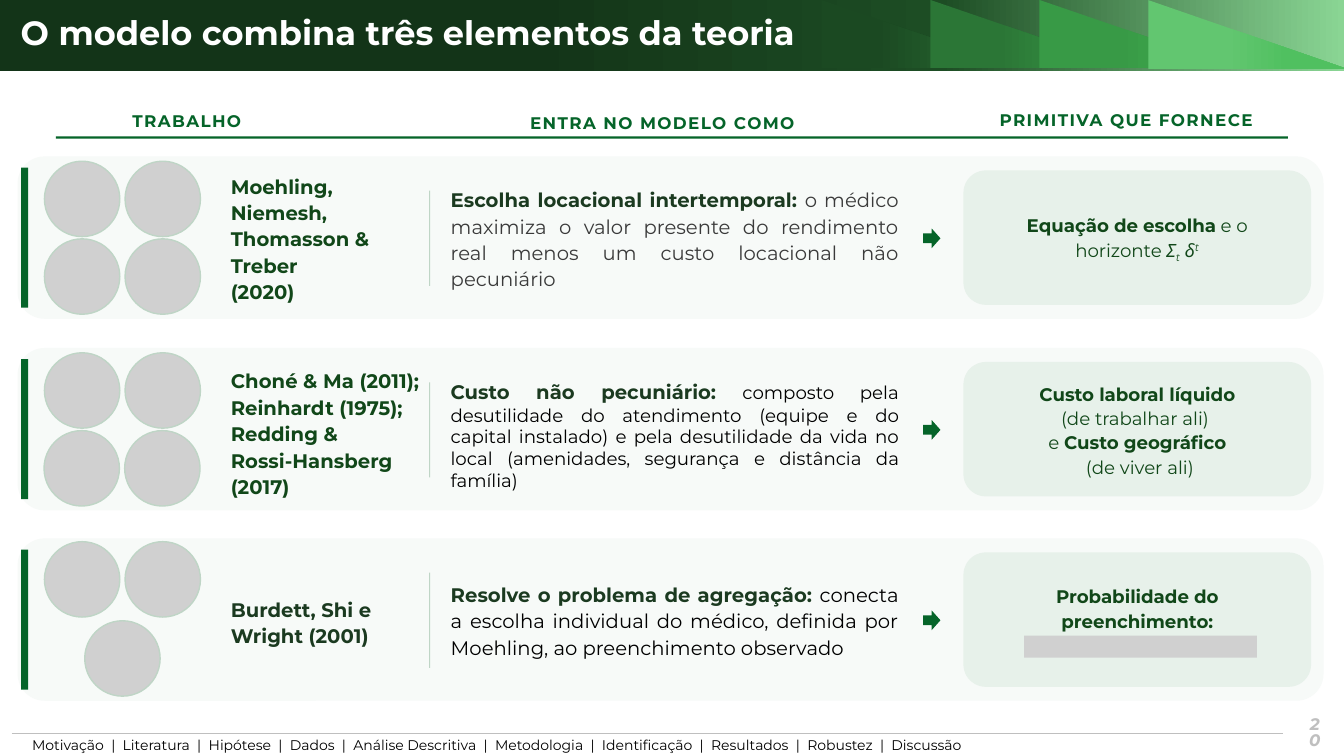
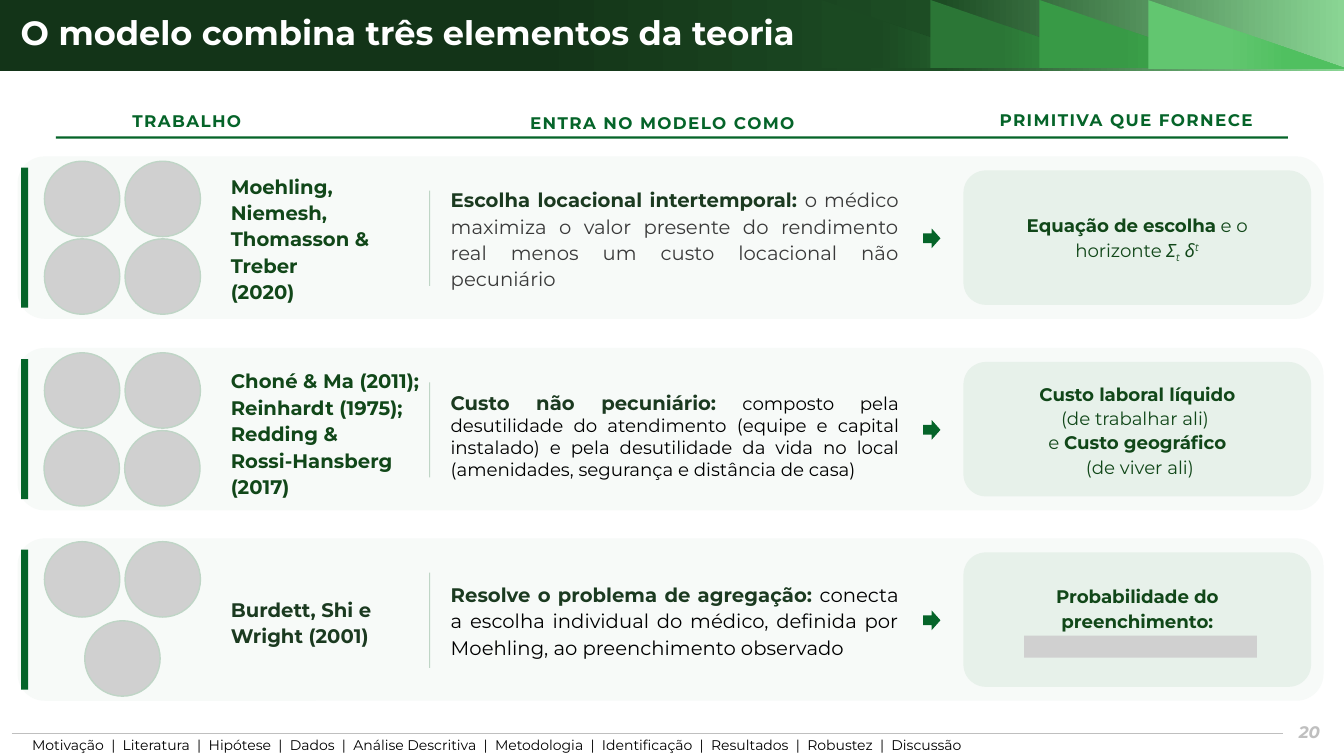
Before and after one commit to ka1victor/impact-eval-health-econ-pmme, a slide deck: slide 20 of output/apresentacao_banca_final/deck_banca_final.pptx. Drawn at 1344x756 pixels with LibreOffice and Linux fonts; fonts in the diff are those of the drawing; grey boxes stand for pictures; background and template pictures are left out. Boxes give left, top, right and bottom in pixels: in the first picture for what was removed or moved away, otherwise in the second. Text is boxed around its words. In the diff, an @@ line names an element or a change of style, - is before the commit and + after.

```diff
--- a/output/apresentacao_banca_final/deck_banca_final.pptx
+++ b/output/apresentacao_banca_final/deck_banca_final.pptx
@@ text at (x1=451, y1=394, x2=899, y2=480): text changed @@
-Custo não pecuniário: composto pela desutilidade do atendimento (equipe e do capital instalado) e pela desutilidade da vida no local (amenidades, segurança e distância da família)
+Custo não pecuniário: composto pela desutilidade do atendimento (equipe e capital instalado) e pela desutilidade da vida no local (amenidades, segurança e distância de casa)
@@ text "20" rewrapped from (x1=1296, y1=714, x2=1335, y2=753) to (x1=1299, y1=726, x2=1320, y2=738) @@
```
Also in this commit, not shown: 9 other slides changed, 9 other files.
